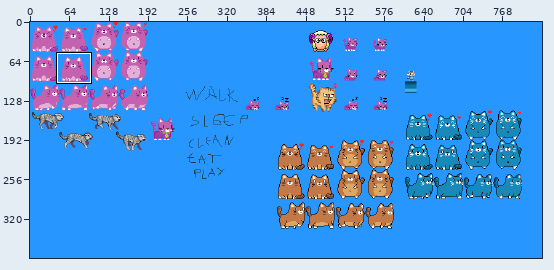
Edited in one commit: sprite sheet (ClickDev.gmx/GFX/player.png). The picture above shows the old version from afar; the outline marks the close-up.
Close-up. Earlier state:
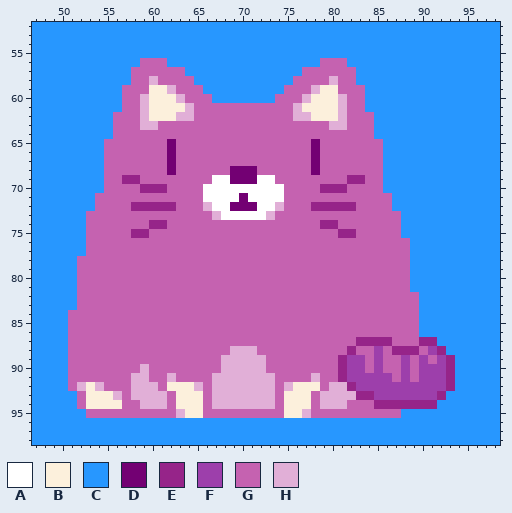
The file is 832x384 pixels. Colours within 5 levels of each other are drawn and written as one. Shown: x 47..98, y 52..98. The commit also changed other parts of the picture, which this record leaves out.
Palette (. is transparent): A #ffffff  B #fcf0dc  C #2797ff  D #730073  E #962489  F #9d3fab  G #c562b0  H #e1afd7
Pixels before (only the part around the change), first column x 47:
52 CCCCCCCCCCCCCCCCCCCCCCCCCCCCCCCCCCCCCCCCCCCCCCCCCCCC
53 CCCCCCCCCCCCCCCCCCCCCCCCCCCCCCCCCCCCCCCCCCCCCCCCCCCC
54 CCCCCCCCCCCCCCCCCCCCCCCCCCCCCCCCCCCCCCCCCCCCCCCCCCCC
55 CCCCCCCCCCCCCCCCCCCCCCCCCCCCCCCCCCCCCCCCCCCCCCCCCCCC
56 CCCCCCCCCCCCGGGCCCCCCCCCCCCCCCCCGGGCCCCCCCCCCCCCCCCC
57 CCCCCCCCCCCGGGGGGCCCCCCCCCCCCCGGGGGGCCCCCCCCCCCCCCCC
58 CCCCCCCCCCCGGHGGGGCCCCCCCCCCCGGGGHGGCCCCCCCCCCCCCCCC
59 CCCCCCCCCCGGGBBHGGGCCCCCCCCCGGGHBBGGGCCCCCCCCCCCCCCC
60 CCCCCCCCCCGGHBBBHGGGCCCCCCCGGGHBBBHGGCCCCCCCCCCCCCCC
61 CCCCCCCCCCGGHBBBBHGGGGGGGGGGGHBBBBHGGCCCCCCCCCCCCCCC
62 CCCCCCCCCGGGHBBBHHGGGGGGGGGGGHHBBBHGGGCCCCCCCCCCCCCC
63 CCCCCCCCCGGGHHGGGGGGGGGGGGGGGGGGGHHGGGCCCCCCCCCCCCCC
64 CCCCCCCCCGGGGGGGGGGGGGGGGGGGGGGGGGGGGGCCCCCCCCCCCCCC
65 CCCCCCCCGGGGGGGDGGGGGGGGGGGGGGGDGGGGGGGCCCCCCCCCCCCC
66 CCCCCCCCGGGGGGGDGGGGGGGGGGGGGGGDGGGGGGGCCCCCCCCCCCCC
67 CCCCCCCCGGGGGGGDGGGGGGGGGGGGGGGDGGGGGGGCCCCCCCCCCCCC
68 CCCCCCCCGGGGGGGDGGGGGGDDDGGGGGGDGGGGGGGCCCCCCCCCCCCC
69 CCCCCCCCGGEEGGGGGGGGAADDDAAGGGGGGGGEEGGCCCCCCCCCCCCC
70 CCCCCCCCGGGGEEEGGGGAAAAAAAAAGGGGEEEGGGGCCCCCCCCCCCCC
71 CCCCCCCGGGGGGGGGGGGAAAADAAAAGGGGGGGGGGGGCCCCCCCCCCCC
72 CCCCCCCGGGGEEEEEGGGHAADDDAAHGGGEEEEEGGGGCCCCCCCCCCCC
73 CCCCCCGGGGGGGGGGGGGGHAAAAAHGGGGGGGGGGGGGGCCCCCCCCCCC
74 CCCCCCGGGGGGGEEGGGGGGGGGGGGGGGGGEEGGGGGGGCCCCCCCCCCC
75 CCCCCCGGGGGEEGGGGGGGGGGGGGGGGGGGGGEEGGGGGCCCCCCCCCCC
76 CCCCCCGGGGGGGGGGGGGGGGGGGGGGGGGGGGGGGGGGGGCCCCCCCCCC
77 CCCCCCGGGGGGGGGGGGGGGGGGGGGGGGGGGGGGGGGGGGCCCCCCCCCC
78 CCCCCGGGGGGGGGGGGGGGGGGGGGGGGGGGGGGGGGGGGGCCCCCCCCCC
79 CCCCCGGGGGGGGGGGGGGGGGGGGGGGGGGGGGGGGGGGGGCCCCCCCCCC
80 CCCCCGGGGGGGGGGGGGGGGGGGGGGGGGGGGGGGGGGGGGCCCCCCCCCC
81 CCCCCGGGGGGGGGGGGGGGGGGGGGGGGGGGGGGGGGGGGGCCCCCCCCCC
82 CCCCCGGGGGGGGGGGGGGGGGGGGGGGGGGGGGGGGGGGGGGCCCCCCCCC
83 CCCCCGGGGGGGGGGGGGGGGGGGGGGGGGGGGGGGGGGGGGGCCCCCCCCC
84 CCCCGGGGGGGGGGGGGGGGGGGGGGGGGGGGGGGGGGGGGGGCCCCCCCCC
85 CCCCGGGGGGGGGGGGGGGGGGGGGGGGGGGGGGGGGGGGGGGCCCCCCCCC
86 CCCCGGGGGGGGGGGGGGGGGGGGGGGGGGGGGGGGGGGGGGGCCCCCCCCC
87 CCCCGGGGGGGGGGGGGGGGGGGGGGGGGGGGGGGGEEEEGGGEECCCCCCC
88 CCCCGGGGGGGGGGGGGGGGGGHHHGGGGGGGGGGEGGFGEEEGFECCCCCC
89 CCCCGGGGGGGGGGGGGGGGGHHHHHGGGGGGGGEFFGFGGFGFGFECCCCC
90 CCCCGGGGGGGGHGGGGGGGGHHHHHGGGGGGGGEFFGFGGFGFFFECCCCC
91 CCCCGGGGGGGHHGGHGGGGHHHHHHHGGGGHGGEFFFFFGFGFFFECCCCC
92 CCCCGHBHGGGHHHGBBBHGHHHHHHHGHBBBGHHEFFFFFFFFFFECCCCC
93 CCCCCGBBBHGHHHHGBBBGHHHHHHHGBBBGHHHHEEFFFFFFFECCCCCC
94 CCCCCGBBBBGGHHHGBBBGHHHHHHHGBBBGHHHGGGEEEEEEECCCCCCC
95 CCCCCCGGGGGGGGGGHBBGGGGGGGGGBBHGGGGGGGGGGCCCCCCCCCCC
96 CCCCCCCCCCCCCCCCCCCCCCCCCCCCCCCCCCCCCCCCCCCCCCCCCCCC
97 CCCCCCCCCCCCCCCCCCCCCCCCCCCCCCCCCCCCCCCCCCCCCCCCCCCC
98 CCCCCCCCCCCCCCCCCCCCCCCCCCCCCCCCCCCCCCCCCCCCCCCCCCCC
After the commit:
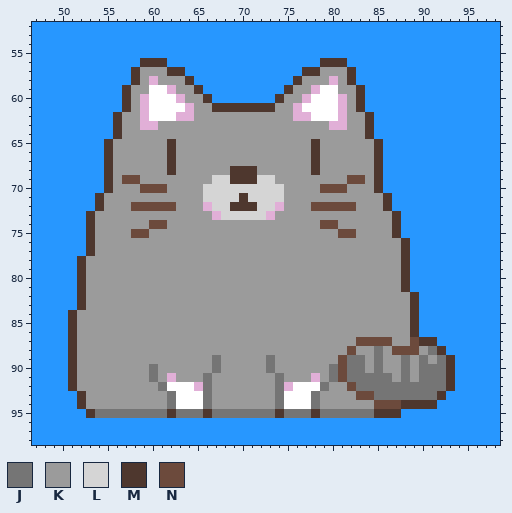
Colours new in this view: J #757575  K #9b9b9b  L #d5d5d5  M #4e372e  N #6c4a3c
Changes in this commit:
y 56: x 59..61 GGG -> MMM; x 79..81 GGG -> MMM
y 57: x 58..63 GGGGGG -> MKKKMM; x 77..82 GGGGGG -> MMKKKM
y 58: x 58..59 GG -> MK; x 61..64 GGGG -> KKKM; x 76..79 GGGG -> MKKK; x 81..82 GG -> KM
y 59: x 57..61 GGGBB -> MKKAA; x 63..65 GGG -> KKM; x 75..77 GGG -> MKK; x 79..83 BBGGG -> AAKKM
y 60: x 57..58 GG -> MK; x 60..62 BBB -> AAA; x 64..66 GGG -> KKM; x 74..76 GGG -> MKK; x 78..80 BBB -> AAA; x 82..83 GG -> KM
y 61: x 57..58 GG -> MK; x 60..63 BBBB -> AAAA; x 65..75 GGGGGGGGGGG -> KKMMMMMMMKK; x 77..80 BBBB -> AAAA; x 82..83 GG -> KM
y 62: x 56..58 GGG -> MKK; x 60..62 BBB -> AAA; x 65..75 GGGGGGGGGGG -> KKKKKKKKKKK; x 78..80 BBB -> AAA; x 82..84 GGG -> KKM
y 63: x 56..58 GGG -> MKK; x 61..79 GGGGGGGGGGGGGGGGGGG -> KKKKKKKKKKKKKKKKKKK; x 82..84 GGG -> KKM
y 64: x 56..84 GGGGGGGGGGGGGGGGGGGGGGGGGGGGG -> MKKKKKKKKKKKKKKKKKKKKKKKKKKKM
y 65..67: x 55..85 GGGGGGGDGGGGGGGGGGGGGGGDGGGGGGG -> MKKKKKKMKKKKKKKKKKKKKKKMKKKKKKM
y 68: x 55..85 GGGGGGGDGGGGGGDDDGGGGGGDGGGGGGG -> MKKKKKKMKKKKKKMMMKKKKKKMKKKKKKM
y 69: x 55..85 GGEEGGGGGGGGAADDDAAGGGGGGGGEEGG -> MKNNKKKKKKKKLLMMMLLKKKKKKKKNNKM
y 70: x 55..85 GGGGEEEGGGGAAAAAAAAAGGGGEEEGGGG -> MKKKNNNKKKKLLLLLLLLLKKKKNNNKKKM
y 71: x 54..86 GGGGGGGGGGGGAAAADAAAAGGGGGGGGGGGG -> MKKKKKKKKKKKLLLLMLLLLKKKKKKKKKKKM
y 72: x 54..65 GGGGEEEEEGGG -> MKKKNNNNNKKK; x 67..73 AADDDAA -> LLMMMLL; x 75..86 GGGEEEEEGGGG -> KKKNNNNNKKKM
y 73: x 53..66 GGGGGGGGGGGGGG -> MKKKKKKKKKKKKK; x 68..72 AAAAA -> LLLLL; x 74..87 GGGGGGGGGGGGGG -> KKKKKKKKKKKKKM
y 74: x 53..87 GGGGGGGEEGGGGGGGGGGGGGGGGGEEGGGGGGG -> MKKKKKKNNKKKKKKKKKKKKKKKKKNNKKKKKKM
y 75: x 53..87 GGGGGEEGGGGGGGGGGGGGGGGGGGGGEEGGGGG -> MKKKKNNKKKKKKKKKKKKKKKKKKKKKNNKKKKM
y 76..77: x 53..88 GGGGGGGGGGGGGGGGGGGGGGGGGGGGGGGGGGGG -> MKKKKKKKKKKKKKKKKKKKKKKKKKKKKKKKKKKM
y 78..81: x 52..88 GGGGGGGGGGGGGGGGGGGGGGGGGGGGGGGGGGGGG -> MKKKKKKKKKKKKKKKKKKKKKKKKKKKKKKKKKKKM
y 82..83: x 52..89 GGGGGGGGGGGGGGGGGGGGGGGGGGGGGGGGGGGGGG -> MKKKKKKKKKKKKKKKKKKKKKKKKKKKKKKKKKKKKM
y 84..86: x 51..89 GGGGGGGGGGGGGGGGGGGGGGGGGGGGGGGGGGGGGGG -> MKKKKKKKKKKKKKKKKKKKKKKKKKKKKKKKKKKKKKM
y 87: x 51..91 GGGGGGGGGGGGGGGGGGGGGGGGGGGGGGGGEEEEGGGEE -> MKKKKKKKKKKKKKKKKKKKKKKKKKKKKKKKNNNNKKNMM
y 88: x 51..92 GGGGGGGGGGGGGGGGGGHHHGGGGGGGGGGEGGFGEEEGFE -> MKKKKKKKKKKKKKKKKKKKKKKKKKKKKKKNKKJKNNNKJM
y 89: x 51..93 GGGGGGGGGGGGGGGGGHHHHHGGGGGGGGEFFGFGGFGFGFE -> MKKKKKKKKKKKKKKKJKKKKKJKKKKKKKNJJKJKKJKJKJM
y 90: x 51..93 GGGGGGGGHGGGGGGGGHHHHHGGGGGGGGEFFGFGGFGFFFE -> MKKKKKKKKJKKKKKKJKKKKKJKKKKKKJNJJKJKKJKJJJM
y 91: x 51..61 GGGGGGGHHGG -> MKKKKKKKKJK; x 63..77 GGGGHHHHHHHGGGG -> KKKJKKKKKKKJKKK; x 79..93 GGEFFFFFGFGFFFE -> KJNJJJJJKJKJJJM
y 92: x 51..64 GHBHGGGHHHGBBB -> MKKKKKKKKKJAAA; x 66..74 GHHHHHHHG -> JKKKKKKKJ; x 76..93 BBBGHHEFFFFFFFFFFE -> AAAJKKNJJJJJJJJJJM
y 93: x 52..92 GBBBHGHHHHGBBBGHHHHHHHGBBBGHHHHEEFFFFFFFE -> MKKKKKKKKKJAAAJKKKKKKKJAAAJKKKKNNJJJJJJJM
y 94: x 52..91 GBBBBGGHHHGBBBGHHHHHHHGBBBGHHHGGGEEEEEEE -> MKKKKKKKKKJAAAJKKKKKKKJAAAJKKKKKKNNNMMMM
y 95: x 53..87 GGGGGGGGGGHBBGGGGGGGGGBBHGGGGGGGGGG -> MJJJJJJJJMJJJMJJJJJJJMJJJMJJJJJJMMM
Changed places in both close-ups, as pixel boxes (x1, y1, x2, y2):
changed: (68, 58, 455, 418)
